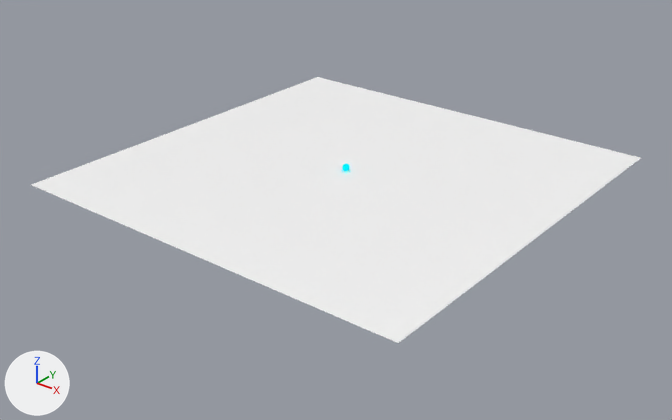
An edit to the glTF model site/src/lib/assets/gltf/site-animation.glb, drawn before and after from the same camera.
One viewpoint serves both versions: a 50 mm camera at (141.5, -181.2, 99.6) aimed at (1.0, -5.5, -9.2). Arrows for +X, +Y and +Z are at lower left; the lights stay in place. Where no turn or scale is listed for an object, it has been applied to the vertices.
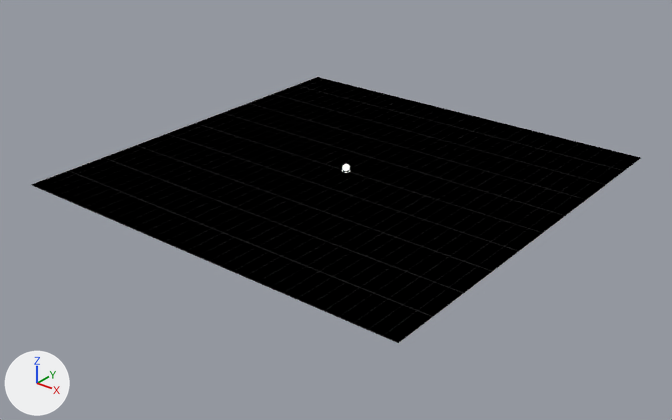
Pixel boxes (x1, y1, x2, y2) of what changed, in the pictures (672 x 420 px):
'Plane', surface changed (white to black)
    both: (31, 77, 641, 343)

Patch to the scene script:
```diff
--- a/site/src/lib/assets/gltf/site-animation.glb.py
+++ b/site/src/lib/assets/gltf/site-animation.glb.py
@@ img_grid @@
+img_grid = load_image('Grid', '_unpacked/Grid', 700, 700, 'sRGB')
@@ mat_floor @@
 mat_floor = bpy.data.materials.new('Floor')
-# nodes: BsdfPrincipled, OutputMaterial
-# colours: white #ffffff
+# nodes: BsdfTransparent, Emission, LightPath, Mapping, MixShader, OutputMaterial, TexImage, UVMap
+# uses the picture img_grid
```
